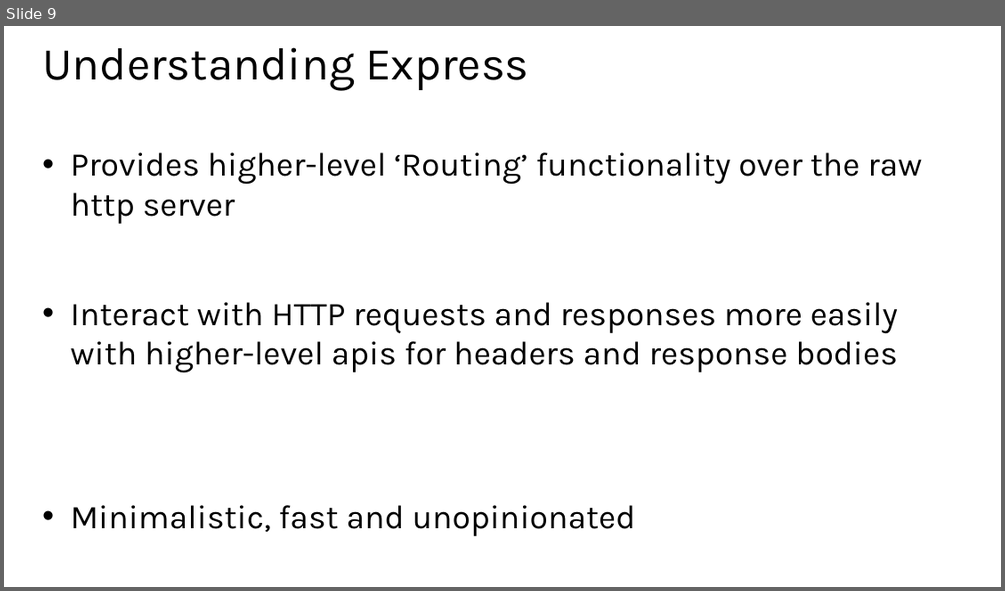
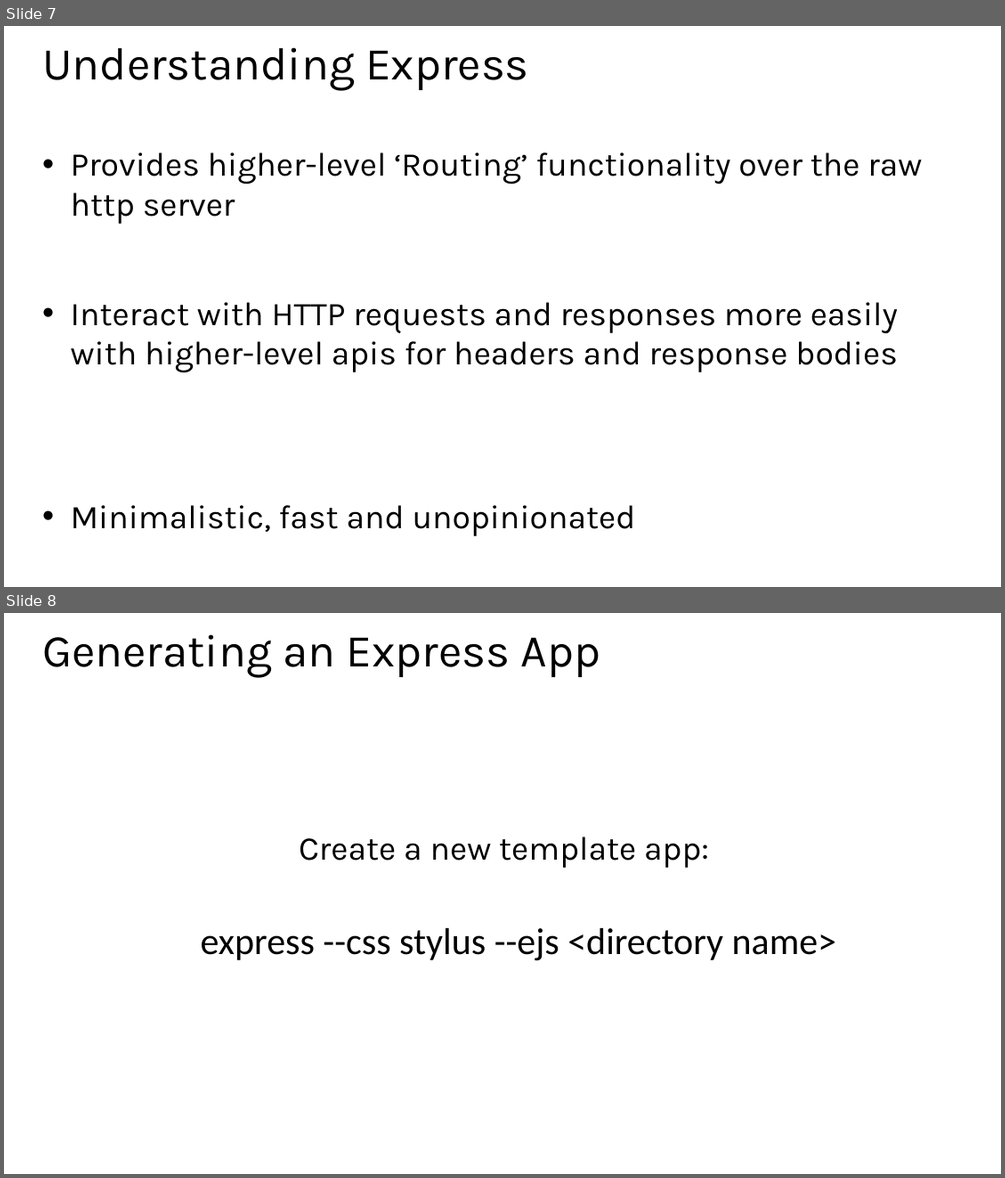
Before and after one commit to hwz/chirp, a slide deck: slides/module3.pptx. Shown one above the other, each under a label of ours: slide 9 before the commit, slides 7 and 8 after it. The pictures are 1005x591 and 1005x1178 pixels, drawn with LibreOffice and Linux fonts; fonts in the diff are those of the drawing. Boxes give left, top, right and bottom in pixels: in the first picture for what was removed or moved away, otherwise in the second. Text is boxed around its words. In the diff, an @@ line names an element or a change of style, - is before the commit and + after.

```diff
--- a/slides/module3.pptx
+++ b/slides/module3.pptx
@@ slide 8 added at (x1=4, y1=613, x2=1001, y2=1174), background #FFFFFF @@
@@ title added at (x1=42, y1=634, x2=600, y2=677), 44 pt, text #000000 @@
+Generating an Express App
@@ text added at (x1=299, y1=836, x2=709, y2=868), 32 pt, text #000000 @@
+Create a new template app:
@@ text added at (x1=201, y1=928, x2=836, y2=961), 36 pt, text #000000 @@
+express --css stylus --ejs <directory name>
@@ what was slide 9 is now slide 7 @@
```
Also in this commit, not shown: 1 slide changed, 4 other slides added, 2 other files.
